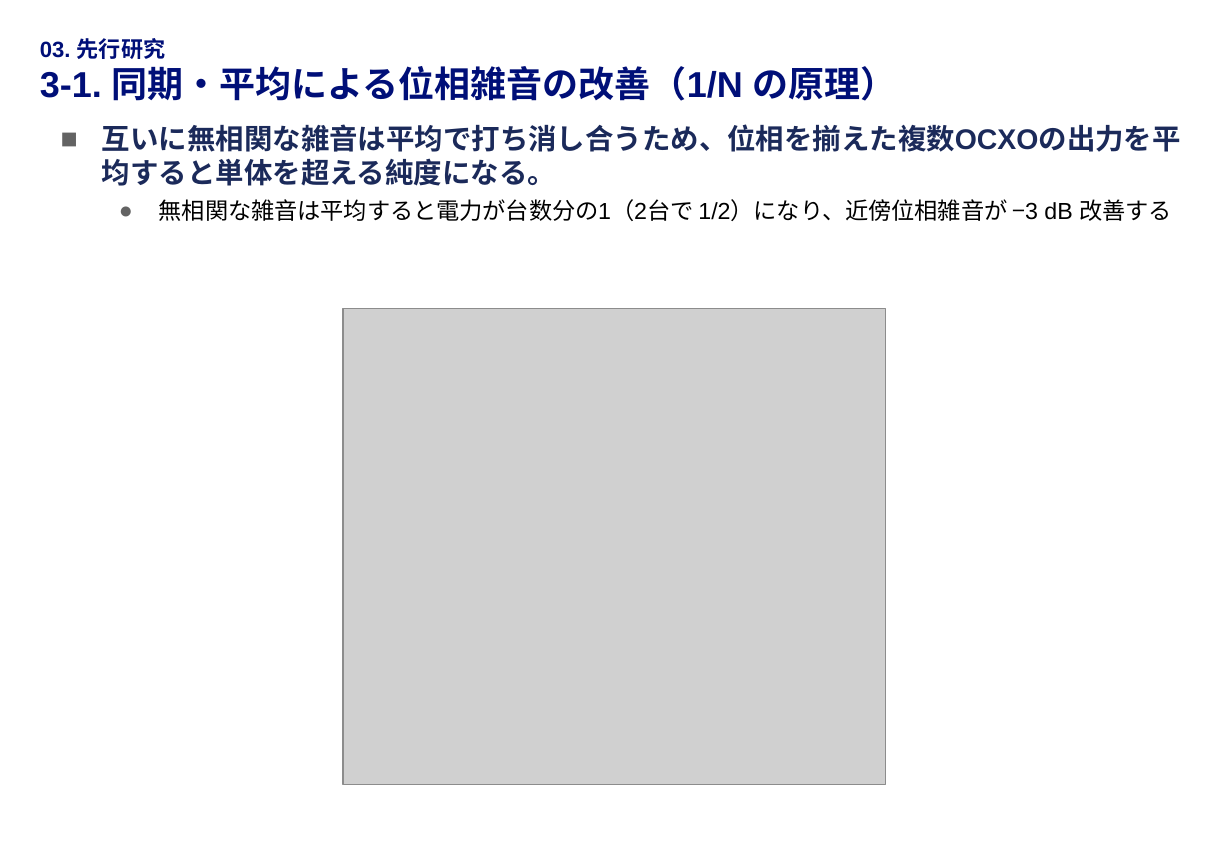
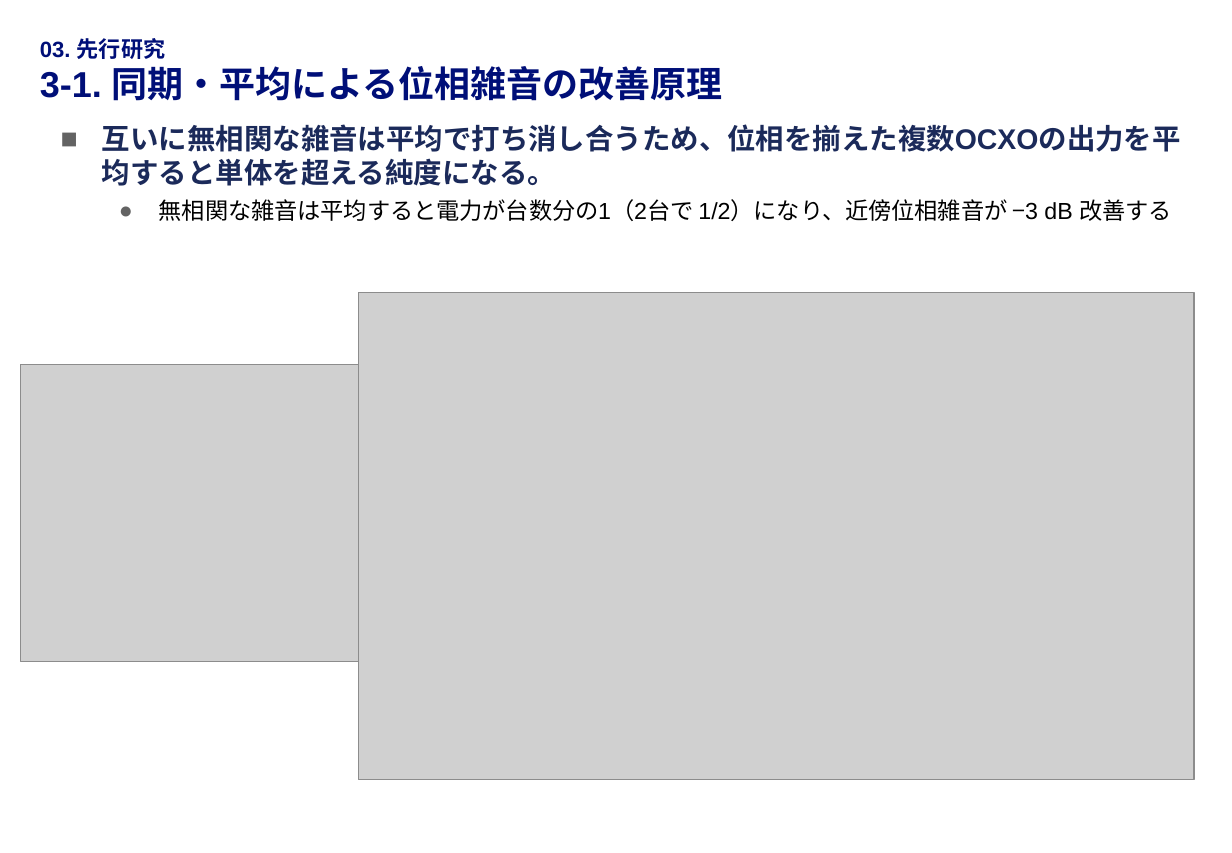
Before and after one commit to Harushirof/master_research, a slide deck: slide 6 of presentations/mid_term_202606/04_slides_draft/中間発表_スライド_v4.pptx. Drawn at 1232x853 pixels with LibreOffice and Linux fonts; fonts in the diff are those of the drawing; grey boxes stand for pictures; background and template pictures are left out. Boxes give left, top, right and bottom in pixels: in the first picture for what was removed or moved away, otherwise in the second. Text is boxed around its words. In the diff, an @@ line names an element or a change of style, - is before the commit and + after.

```diff
--- a/presentations/mid_term_202606/04_slides_draft/中間発表_スライド_v4.pptx
+++ b/presentations/mid_term_202606/04_slides_draft/中間発表_スライド_v4.pptx
@@ title at (40,66,723,101): text changed @@
-3-1. 同期・平均による位相雑音の改善（1/N の原理）
+3-1. 同期・平均による位相雑音の改善原理
@@ picture added at (358,293,1194,780) @@
@@ picture: place and size @@
-picture at (344,308,886,785)
+picture at (20,364,358,661)
```
Also in this commit, not shown: 8 other slides changed, 3 slides added, 8 other files.
